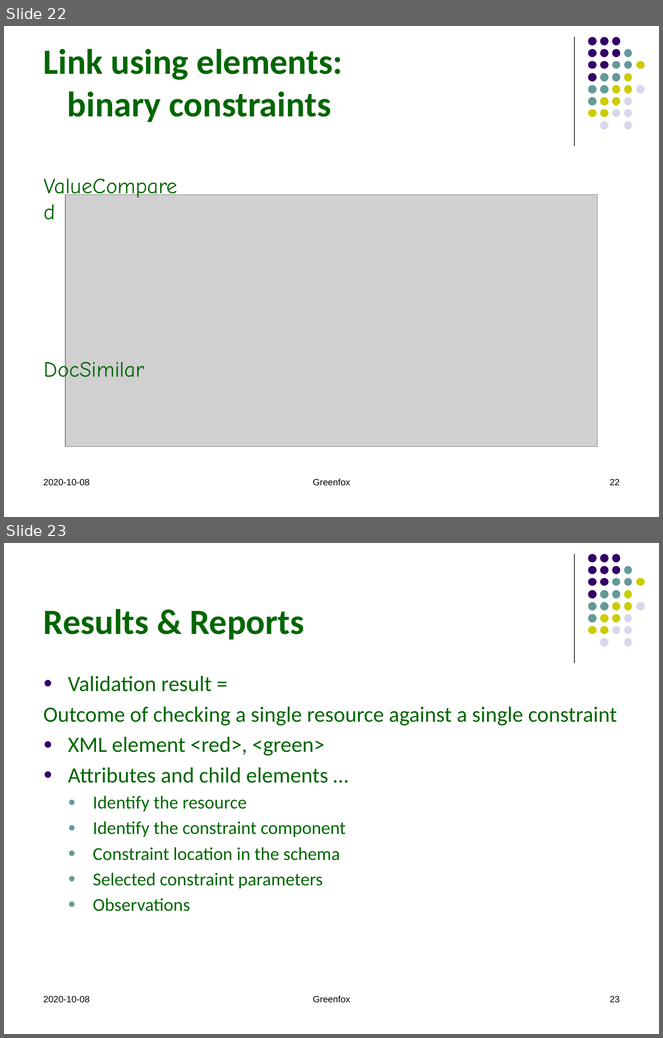
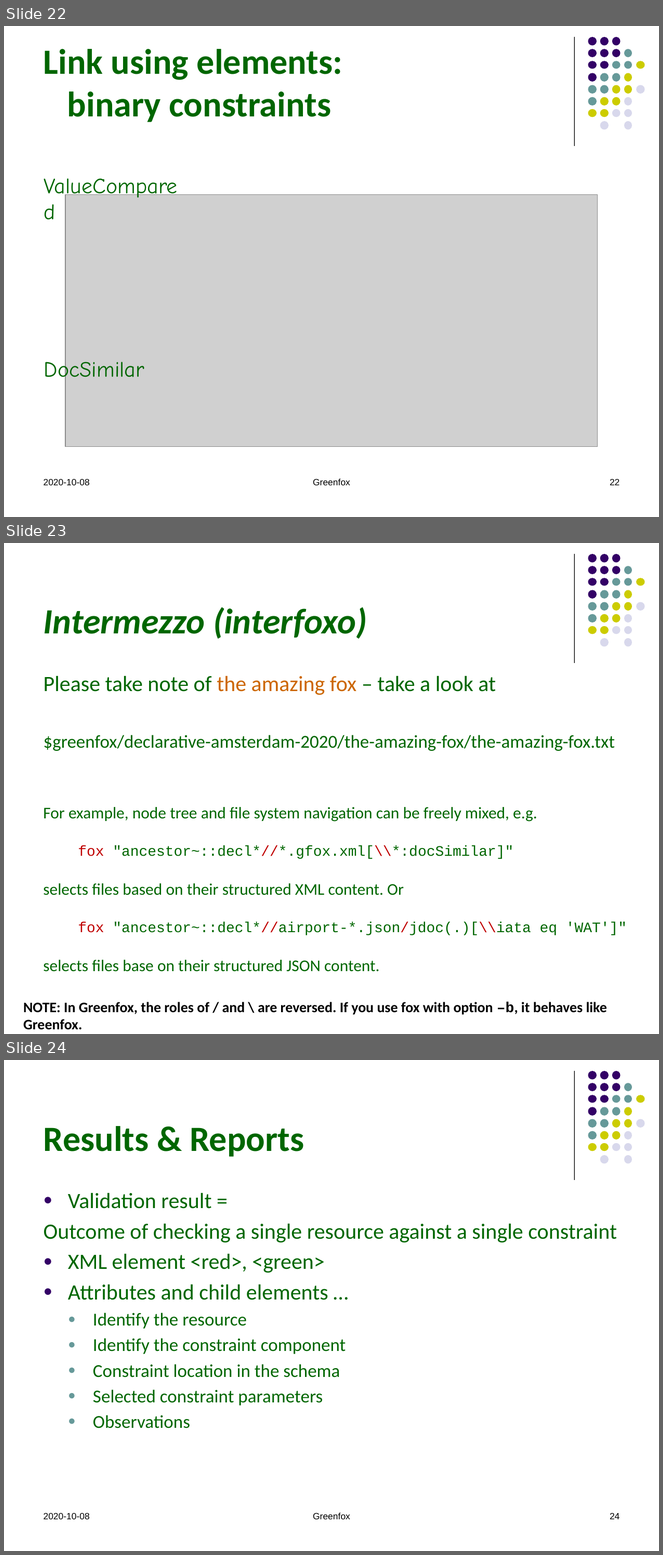
Before and after one commit to hrennau/greenfox, a slide deck: declarative-amsterdam-2020/an-introduction-to-greenfox/an-introduction-to-greenfox.pptx. Shown one above the other, each under a label of ours: slides 22 and 23 before the commit, slides 22, 23 and 24 after it. The pictures are 663x1038 and 663x1555 pixels, drawn with LibreOffice and Linux fonts; fonts in the diff are those of the drawing; grey boxes stand for pictures. Boxes give left, top, right and bottom in pixels: in the first picture for what was removed or moved away, otherwise in the second. Text is boxed around its words. In the diff, an @@ line names an element or a change of style, - is before the commit and + after.

Commit message:
Added a teaser for the amazing fox.

```diff
--- a/declarative-amsterdam-2020/an-introduction-to-greenfox/an-introduction-to-greenfox.pptx
+++ b/declarative-amsterdam-2020/an-introduction-to-greenfox/an-introduction-to-greenfox.pptx
@@ slide 23 added at bbox=[4, 543, 659, 1034], background #FFFFFF; not listed: 32 template elements that a slide beside it also shows @@
@@ title added at bbox=[44, 607, 367, 639], 39 pt, text #006600, bold, italic @@
+Intermezzo (interfoxo)
@@ text added at bbox=[44, 676, 616, 751], 20 pt, text #006600 @@
+Please take note of the amazing fox – take a look at
+$greenfox/declarative-amsterdam-2020/the-amazing-fox/the-amazing-fox.txt
@@ text added at bbox=[43, 807, 627, 972], 18 pt, text #006600 @@
+For example, node tree and file system navigation can be freely mixed, e.g.
+fox "ancestor~::decl*//*.gfox.xml[\\*:docSimilar]"
+selects files based on their structured XML content. Or
+fox "ancestor~::decl*//airport-*.json/jdoc(.)[\\iata eq 'WAT']"
+selects files base on their structured JSON content.
@@ text added at bbox=[23, 1002, 607, 1015], 16 pt, text #000000, bold @@
+NOTE: In Greenfox, the roles of / and \ are reversed. If you use fox with option –b, it behaves like Greenfox.
@@ what was slide 23 is now slide 24 @@
@@ page number at bbox=[610, 1513, 620, 1520]: text changed @@
-23
+24
```
Also in this commit, not shown: 4 other files.
